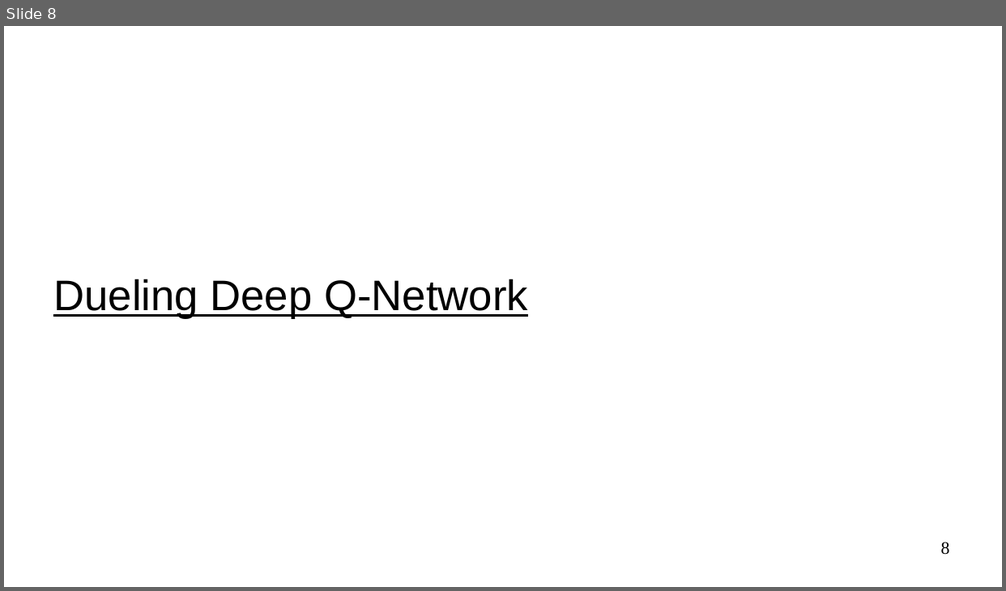
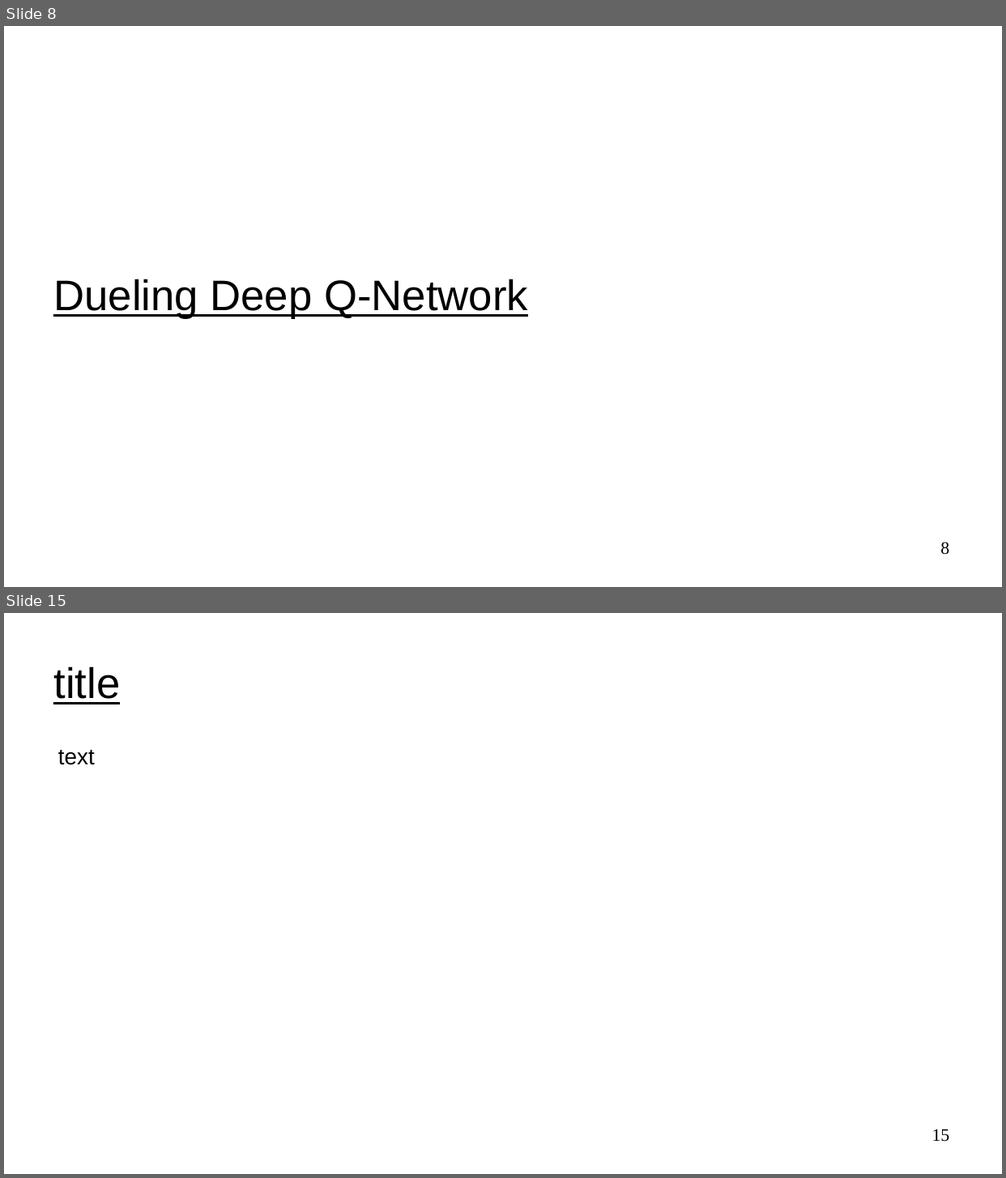
Before and after one commit to UVADS/reinforcement_learning, a slide deck: 06_deep_q_networks_extensions/dqn_extensions.ppt. Shown one above the other, each under a label of ours: slide 8 before the commit, slides 8 and 15 after it; the slides between them are not shown. The pictures are 1006x591 and 1006x1178 pixels, drawn with LibreOffice and Linux fonts; fonts in the diff are those of the drawing. Boxes give left, top, right and bottom in pixels: in the first picture for what was removed or moved away, otherwise in the second. Text is boxed around its words. In the diff, an @@ line names an element or a change of style, - is before the commit and + after.

```diff
--- a/06_deep_q_networks_extensions/dqn_extensions.ppt
+++ b/06_deep_q_networks_extensions/dqn_extensions.ppt
@@ slide 15 added at [4,613,1002,1174], background #FFFFFF @@
@@ title added at [53,666,120,705], 34 pt, text #000000, underline @@
+title
@@ text added at [58,750,95,765], 18 pt, text #000000 @@
+text
@@ page number added at [932,1129,950,1142], 14 pt, text #000000 @@
+15
```
Also in this commit, not shown: 1 slide changed, 6 other slides added.
